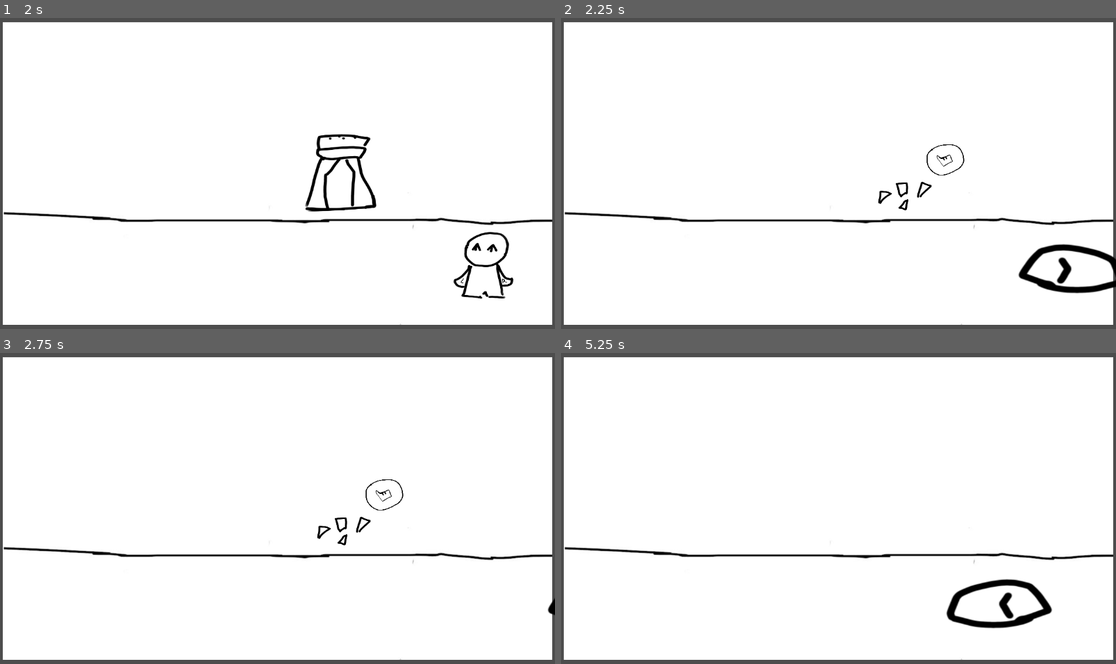
Above: before the commit, frames 1-4 (two rows, left to right).
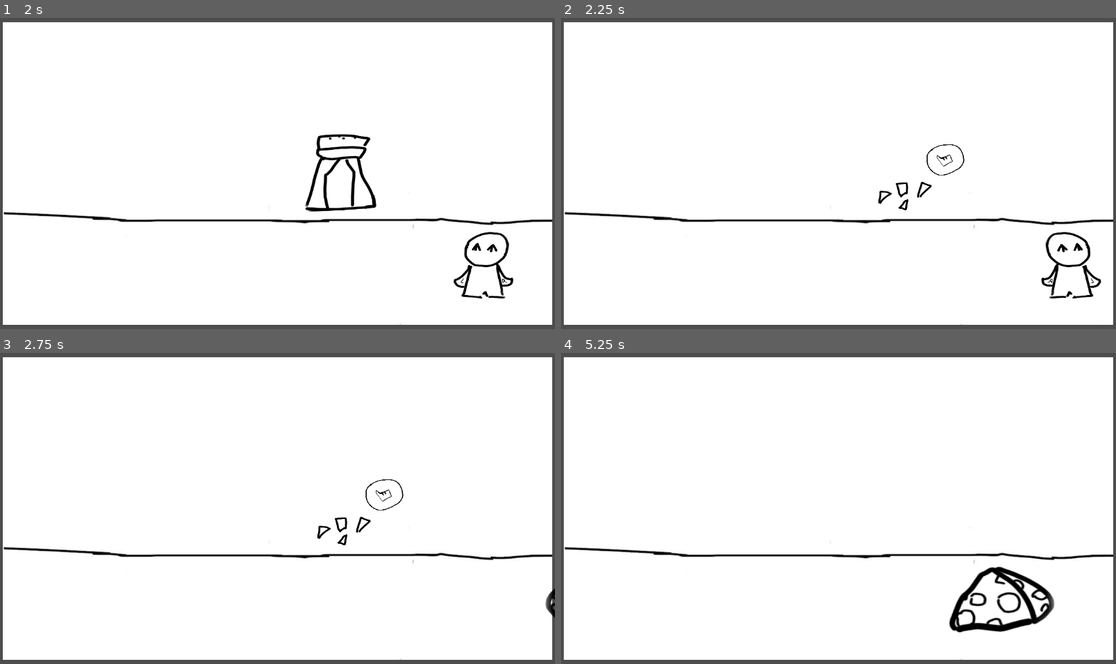
Above: after the commit, the same moments.

Repository: DeltaLyra/WitchIllusionGame
Game: Godot game, scene res://Scenes/test_level_2.tscn
The game is run twice, just before and just after one commit, with the same random seed, the same clock (stepped at 60 frames per second) and the same inputs.
Inputs (mouse positions are in pixels of both pictures, inside the frame that each line leads up to):
- Up to frame 1 (2 s): tap Enter at 0.5 s; move the mouse to (194, 173) at 0.52 s; hold Right (MoveRight) 0.53-1.28 s; hold 1 (1, bound only after the commit) 0.53-1.28 s; click (194, 173) at 0.67 s; tap 2 (2, bound only after the commit) at 0.8, 1.35 s; move the mouse to (72, 176) at 1.27 s; hold Left (MoveLeft) from 1.28 s (still down); click (72, 176) at 1.42 s; tap 1 (1, bound only after the commit) at 1.55 s
- Up to frame 2 (2.25 s): move the mouse to (916, 161) at 2.02 s; release Left (MoveLeft) at 2.03 s; press the mouse at (916, 161) at 2.03 s; hold Right (MoveRight) from 2.03 s (still down)
- Up to frame 3 (2.75 s): keep holding Right (MoveRight); tap 2 (2, bound only after the commit) at 2.3 s
- Up to frame 4 (5.25 s): move the mouse to (916, 511) at 2.77 s; release the mouse at (916, 511) at 2.78 s; tap 1 (1, bound only after the commit) at 2.85, 4.35 s; click (916, 511) at 2.92 s; tap Space at 3.5 s; move the mouse to (1005, 555) at 3.52 s; release Right (MoveRight) at 3.53 s; hold 2 (2, bound only after the commit) 3.53-4.28 s; hold Left (MoveLeft) from 3.53 s (still down); tap Enter at 4.25 s; move the mouse to (672, 461) at 4.27 s; move the mouse to (866, 508) at 5.02 s; hold 2 (2, bound only after the commit) from 5.03 s (still down); click (866, 508) at 5.17 s

Frame 1 is identical in both runs. In frame 2, 1.4% of the frame differs, in the area x 82-100%, y 68-91%; in frame 3, less than 0.1%; in frame 4, 1.9%, in the area x 69-89%, y 68-90%.

Commit message:
Made it so you turn into a specific object by hitting 1 or 2. Also made it so you can only transform after the alert and before the bat shows up

Diff:
--- a/gamejamgame/Scripts/alert_event_manager.gd
+++ b/gamejamgame/Scripts/alert_event_manager.gd
@@ -8,7 +8,8 @@
 var level
 var player
 var sprite
-
+var item
+var allow_select = false # so the player cant pick the item before the alert happens
 func _ready() -> void:
 	SignalManager.alert.connect(_on_alert)
 	level = self.get_parent()
@@ -17,7 +18,7 @@
 
 func _on_alert(): #when alert signal is received, start the timer
 	print("signal received!")
-	_transform_player()
+	allow_select = true
 	timer.start()
 	print("timer started!")
 
@@ -27,14 +28,24 @@
 	eye_bat.get_node("AnimationPlayer").play("fly_around") #Start the flight animation, making sure to get the animation node from our scene
 	print("bat moved!")
 
+func _input(event: InputEvent) -> void:
+	if (allow_select):
+		if event.is_action_pressed("1"):
+			item = "rock"
+		elif event.is_action_pressed("2"):
+			item = "cheese"
+		_transform_player()
 func _transform_player (): #add parameter for what item the player uses
-	var item = "rock"
 	match item:
 		"rock":
 			sprite.play("Rock")
 			print("rock!")
+		"cheese":
+			sprite.play("Cheese")
+			print("cheese!")
 		_:
 			print("oops")
 func _on_timer_timeout() -> void: #once the timer runs out, spawn the bat and see if the player transformed into the right object.
+	allow_select = false;1111
 	print("times up!")
 	_spawn_eye()
--- a/gamejamgame/project.godot
+++ b/gamejamgame/project.godot
@@ -38,6 +38,21 @@
 "events": [Object(InputEventMouseButton,"resource_local_to_scene":false,"resource_name":"","device":-1,"window_id":0,"a …(258 unchanged characters)…
 ]
 }
+1={
+"deadzone": 0.2,
+"events": [Object(InputEventKey,"resource_local_to_scene":false,"resource_name":"","device":-1,"window_id":0,"alt_pressed":false,"shift_pressed":false,"ctrl_pressed":false,"meta_pressed":false,"pressed":false,"keycode":0,"physical_keycode":49,"key_label":0,"unicode":49,"location":0,"echo":false,"script":null)
+]
+}
+2={
+"deadzone": 0.2,
+"events": [Object(InputEventKey,"resource_local_to_scene":false,"resource_name":"","device":-1,"window_id":0,"alt_pressed":false,"shift_pressed":false,"ctrl_pressed":false,"meta_pressed":false,"pressed":false,"keycode":0,"physical_keycode":50,"key_label":0,"unicode":50,"location":0,"echo":false,"script":null)
+]
+}
+3={
+"deadzone": 0.2,
+"events": [Object(InputEventKey,"resource_local_to_scene":false,"resource_name":"","device":-1,"window_id":0,"alt_pressed":false,"shift_pressed":false,"ctrl_pressed":false,"meta_pressed":false,"pressed":false,"keycode":0,"physical_keycode":51,"key_label":0,"unicode":51,"location":0,"echo":false,"script":null)
+]
+}
 
 [rendering]
 
